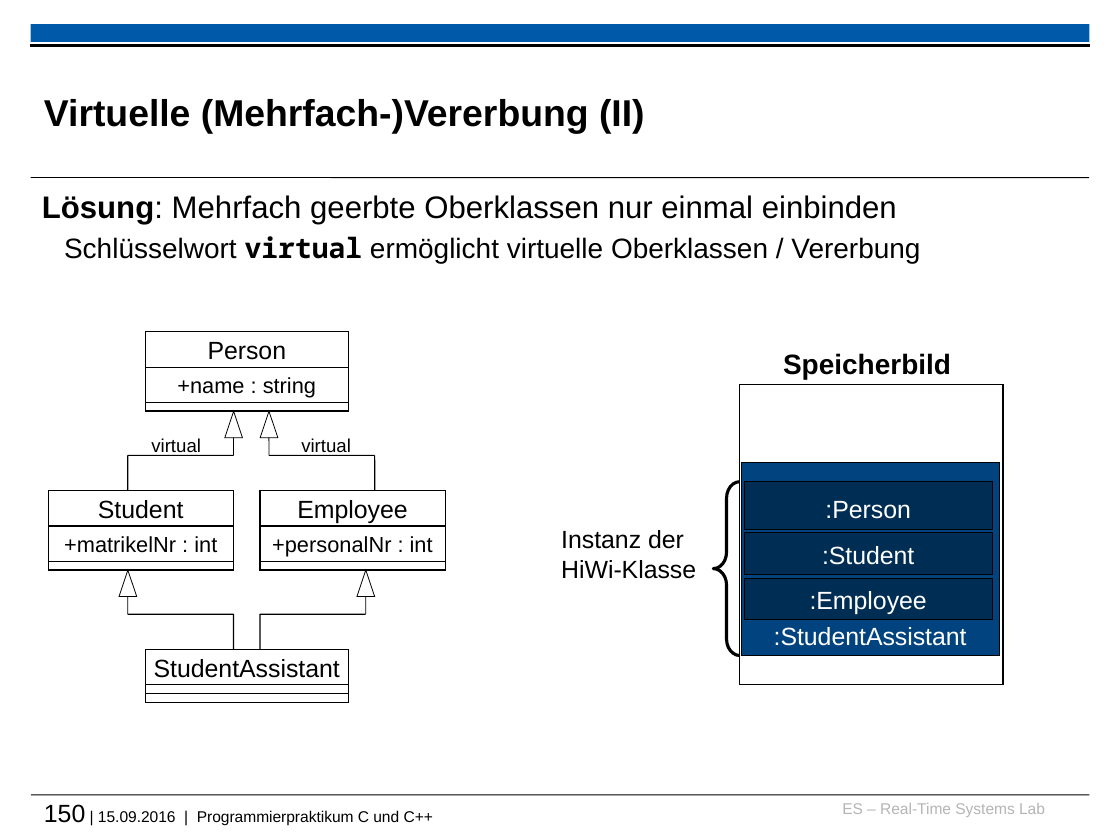
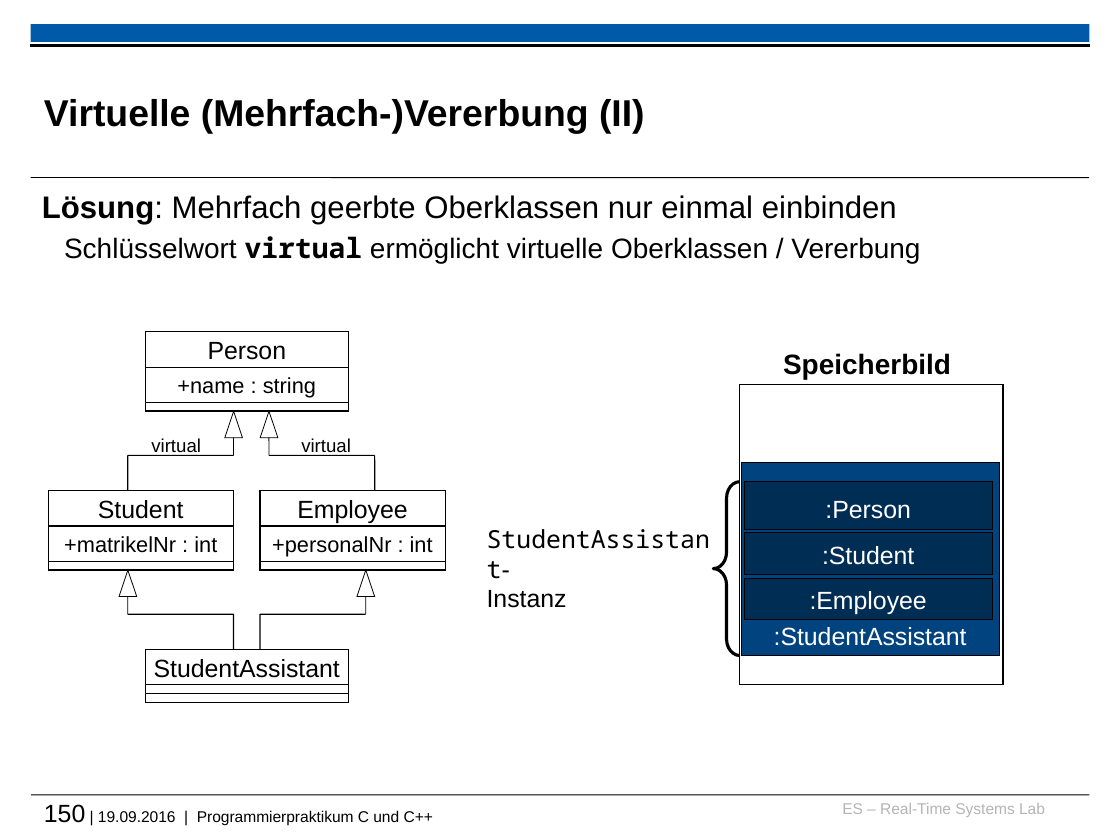
Before and after one commit to h82k/tud-cppp, a slide deck: slide 150 of cppp_lecture.pptx. Drawn at 1120x840 pixels with LibreOffice and Linux fonts; fonts in the diff are those of the drawing; background and template pictures are left out. Boxes give left, top, right and bottom in pixels: in the first picture for what was removed or moved away, otherwise in the second. Text is boxed around its words. In the diff, an @@ line names an element or a change of style, - is before the commit and + after.

```diff
--- a/cppp_lecture.pptx
+++ b/cppp_lecture.pptx
@@ text at (x1=487, y1=590, x2=567, y2=608): text changed; font Arial to Noto Sans Mono @@
-Instanz der
-HiWi-Klasse
+StudentAssistant-
+Instanz
@@ text at (x1=44, y1=804, x2=433, y2=825): text changed @@
-150 | 15.09.2016 | Programmierpraktikum C und C++
+150 | 19.09.2016 | Programmierpraktikum C und C++
```
Also in this commit, not shown: 11 other slides changed, 3 other files.
